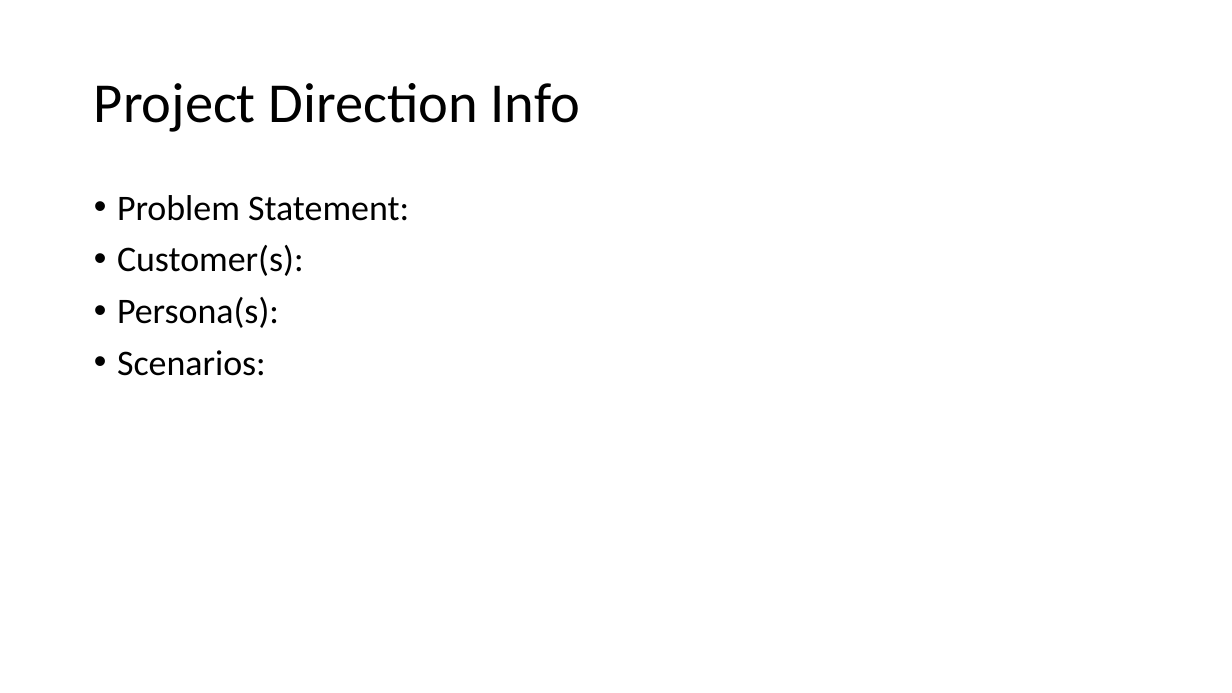
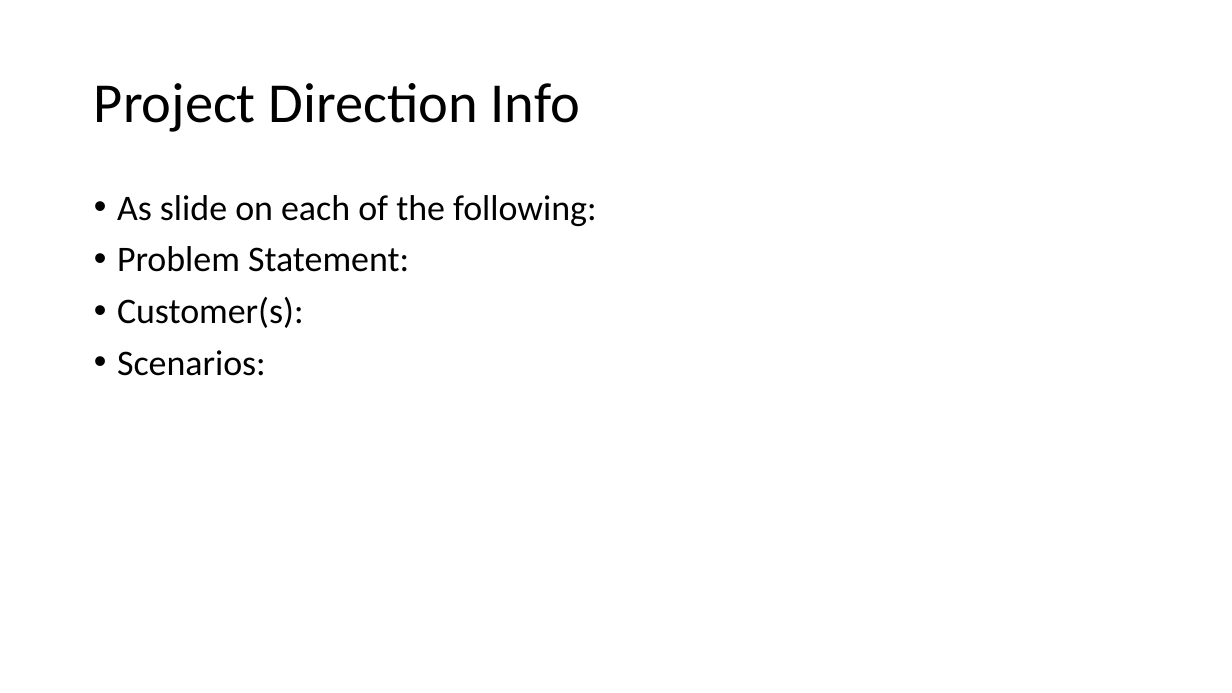
Before and after one commit to mschray/IPro497Sample, a slide deck: slide 3 of Course Content/Mid course presentation template.pptx. Drawn at 1232x693 pixels with LibreOffice and Linux fonts; fonts in the diff are those of the drawing. Boxes give left, top, right and bottom in pixels: in the first picture for what was removed or moved away, otherwise in the second. Text is boxed around its words. In the diff, an @@ line names an element or a change of style, - is before the commit and + after.

```diff
--- a/Course Content/Mid course presentation template.pptx
+++ b/Course Content/Mid course presentation template.pptx
@@ text at box(117, 195, 597, 226): paragraph added @@
+• As slide on each of the following:
@@ text at box(117, 297, 279, 328): paragraph removed @@
-• Persona(s):
```
Also in this commit, not shown: 1 other slide changed.
